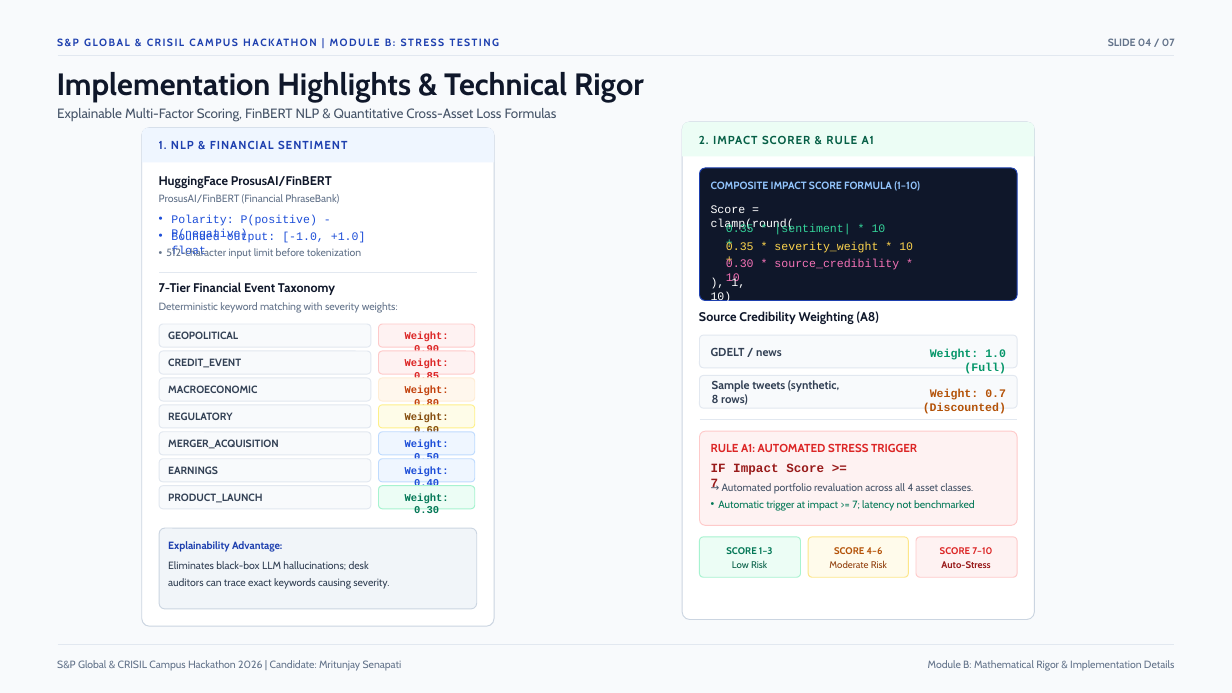
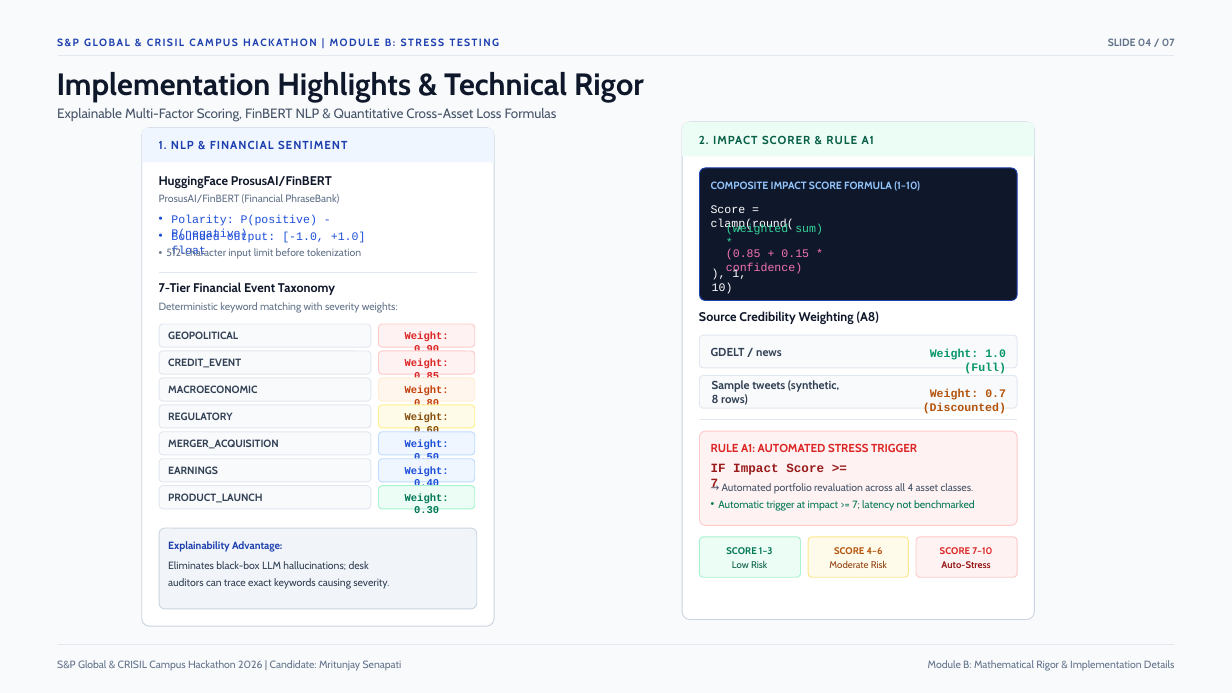
Before and after one commit to Mritunjay28/iiit-bhubaneswar-mritunjay-senapati-hackathon, a slide deck: slide 4 of docs/presentation.pptx. Drawn at 1232x693 pixels with LibreOffice and Linux fonts; fonts in the diff are those of the drawing. Boxes give left, top, right and bottom in pixels: in the first picture for what was removed or moved away, otherwise in the second. Text is boxed around its words. In the diff, an @@ line names an element or a change of style, - is before the commit and + after.

```diff
--- a/docs/presentation.pptx
+++ b/docs/presentation.pptx
@@ text at (x1=726, y1=224, x2=823, y2=235): text changed @@
-0.35 * |sentiment| * 10 +
+(weighted sum) *
@@ text "), 1, 10)" moved from (x1=711, y1=278, x2=745, y2=304) to (x1=712, y1=269, x2=746, y2=294) @@
@@ text at (x1=726, y1=249, x2=809, y2=275): text changed @@
-0.30 * source_credibility * 10
+(0.85 + 0.15 * confidence)
@@ text removed at (x1=726, y1=241, x2=913, y2=253) @@
-0.35 * severity_weight * 10 +
```
Also in this commit, not shown: 4 other slides changed, 9 other files.
